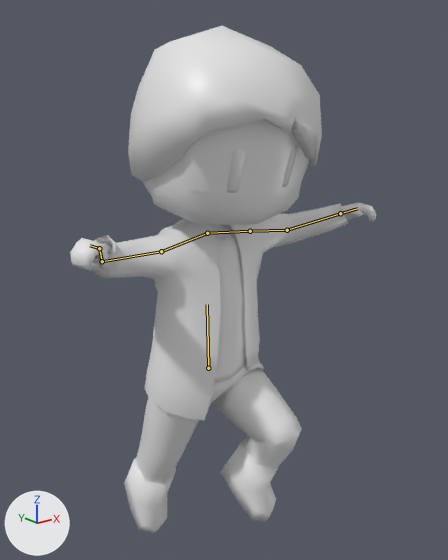
Two versions of the FBX model Assets/Models/Player/PlayerModel.fbx, one commit apart.
One viewpoint serves both versions: a camera (50 mm lens) standing at (-1.27, -1.685, 1.718) and looking at (0.039, -0.05, 1.064). Every picture has the same lights, and +X, +Y and +Z are marked at lower left. Both versions are drawn at frame 12 of the action 'Skeleton|Jump'; the numbers are the values there. The bones that change are drawn over the model as lines.

Objects in the first picture: 'Eyes', 'Mesh'.
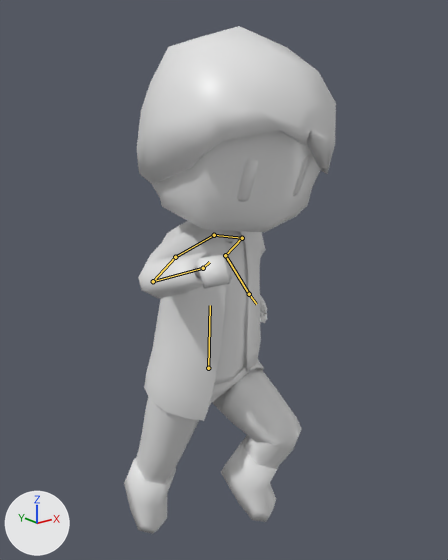
Boxes (x1, y1, x2, y2) around the edits, measured in the pictures (448 x 560 px):
'Mesh', posed (31% narrower): before (70, 26, 376, 534); after (124, 26, 336, 534)
bone 'LowerTorso', root to tip: before (208, 368) to (207, 304); after (208, 368) to (210, 305)
bone 'Shoulder.L', root to tip: before (207, 233) to (250, 231); after (214, 235) to (242, 238)
bone 'Bicep.L', root to tip: before (250, 231) to (287, 230); after (242, 238) to (225, 255)
bone 'Forearm.L', root to tip: before (287, 230) to (340, 213); after (225, 255) to (249, 294)
bone 'Palm.L', root to tip: before (340, 213) to (357, 208); after (249, 294) to (256, 304)
bone 'Shoulder.R', root to tip: before (207, 233) to (161, 251); after (214, 235) to (175, 257)
bone 'Bicep.R', root to tip: before (161, 251) to (102, 261); after (175, 257) to (153, 281)
bone 'Forearm.R', root to tip: before (102, 261) to (99, 248); after (153, 281) to (203, 268)
bone 'Palm.R', root to tip: before (99, 248) to (90, 245); after (203, 268) to (209, 262)

What the commit changed:
Bone 'LowerTorso' (bone_lowertorso) turns from (2, 0, 0) to (6, 0, 0) degrees about its own x, y and z.
Bone 'Shoulder.L' (bone_shoulder_l) turns from (12, 1, -2) to (4, -3, 16) degrees about its own x, y and z.
Bone 'Bicep.L' (bone_bicep_l) turns from (-7, -44, 11) to (-42, -9, -23) degrees about its own x, y and z.
Bone 'Forearm.L' (bone_forearm_l) turns from (47, 6, -14) to (36, 4, -11) degrees about its own x, y and z.
Bone 'Palm.L' (bone_palm_l) turns from (-2, 12, 0) to (1, 2, 6) degrees about its own x, y and z.
Bone 'Shoulder.R' (bone_shoulder_r) turns from (5, -2, 7) to (3, -5, 19) degrees about its own x, y and z.
Bone 'Bicep.R' (bone_bicep_r) turns from (-25, 41, -31) to (26, 42, 5) degrees about its own x, y and z.
Bone 'Forearm.R' (bone_forearm_r) turns from (56, -9, 16) to (47, -6, 14) degrees about its own x, y and z.
Bone 'Palm.R' (bone_palm_r) turns from (-28, -41, 7) to (-21, -41, -10) degrees about its own x, y and z.
